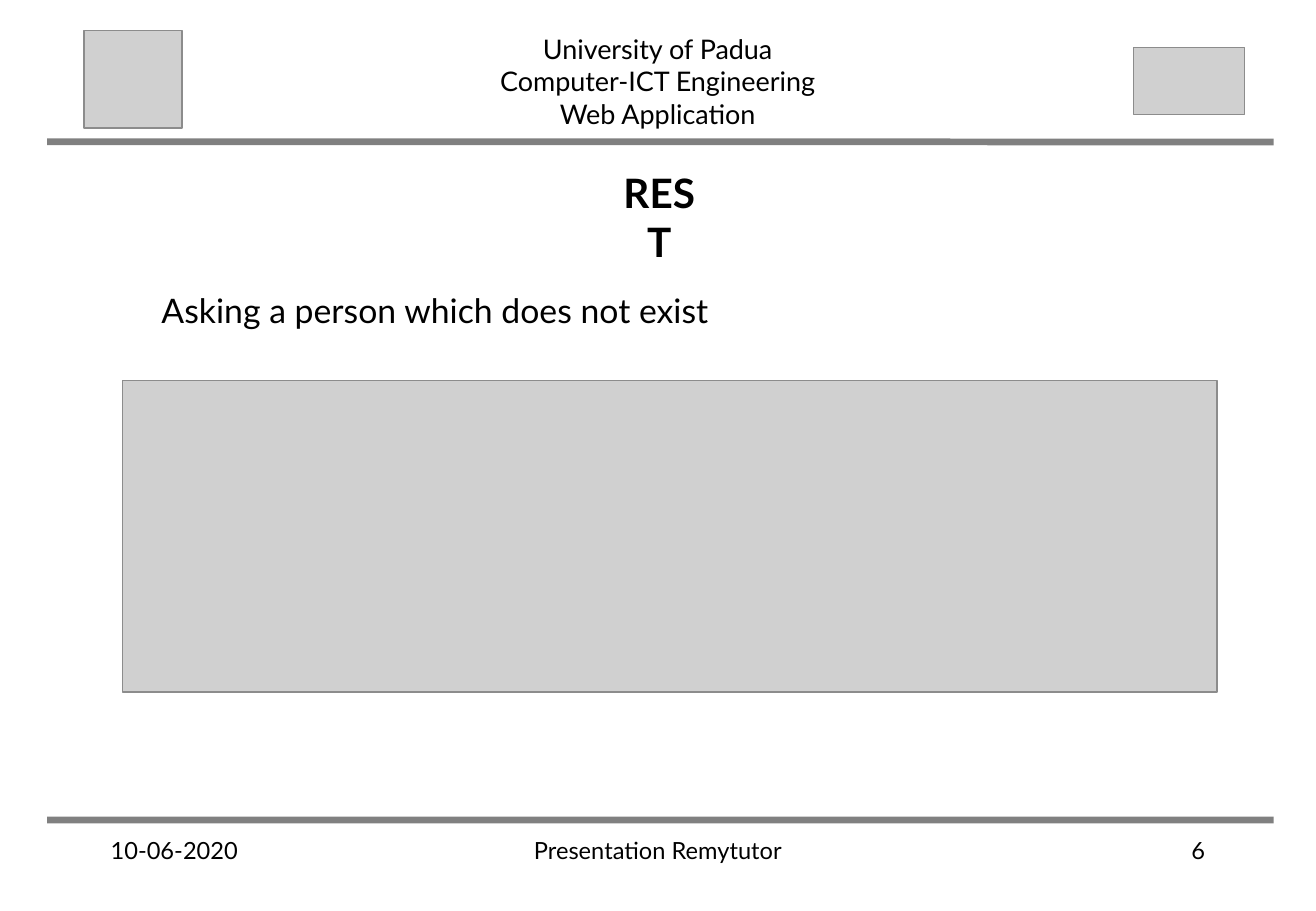
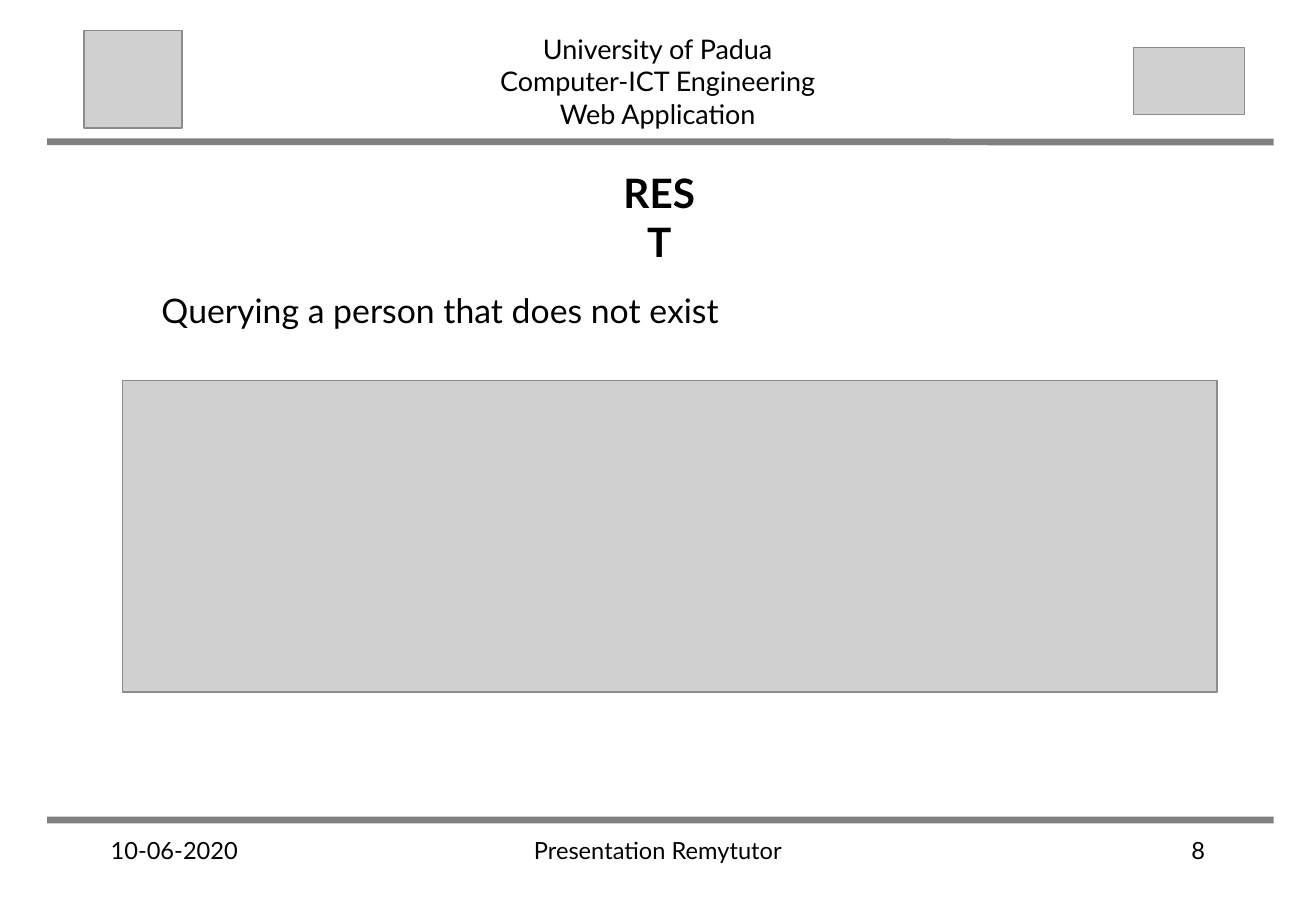
Before and after one commit to abahmadb/Web-Applications, a slide deck: slide 8 of HW2-RemuTutor-2019-2020 - Jin.ppt (slide 6 before the commit). Drawn at 1316x911 pixels with LibreOffice and Linux fonts; fonts in the diff are those of the drawing; grey boxes stand for pictures. Boxes give left, top, right and bottom in pixels: in the first picture for what was removed or moved away, otherwise in the second. Text is boxed around its words. In the diff, an @@ line names an element or a change of style, - is before the commit and + after.

Commit message:
minor change on my ppt

```diff
--- a/HW2-RemuTutor-2019-2020 - Jin.ppt
+++ b/HW2-RemuTutor-2019-2020 - Jin.ppt
@@ text at [161, 298, 718, 329]: text changed @@
-❑ Asking a person which does not exist
+❑ Querying a person that does not exist
@@ page number at [1191, 842, 1205, 860]: text changed @@
-6
+8
```
Also in this commit, not shown: 1 other slide changed, 2 slides added.
